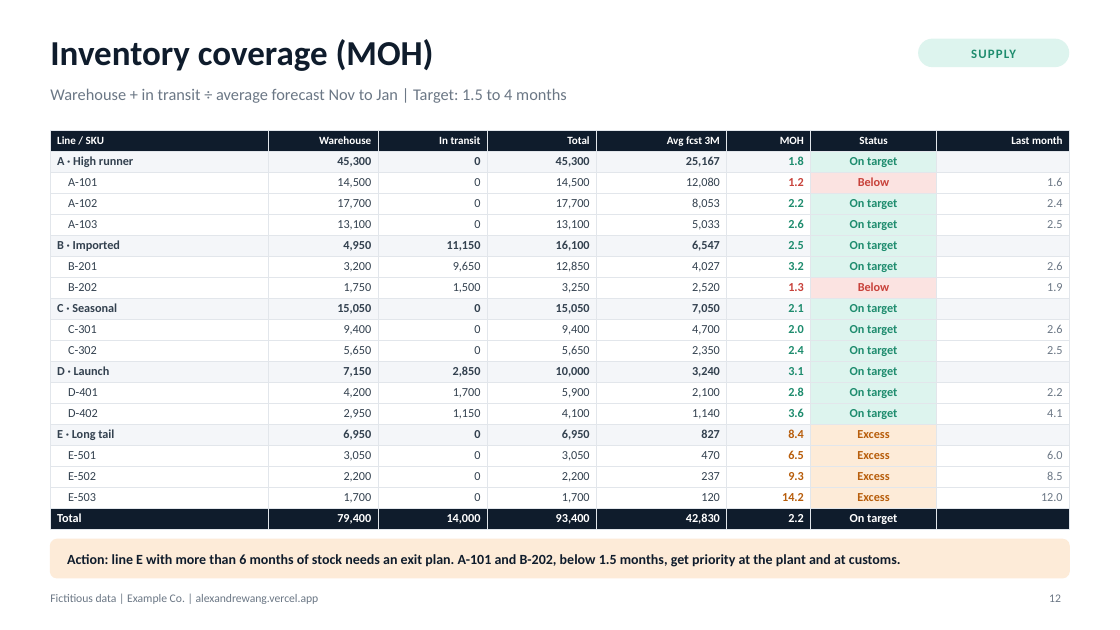
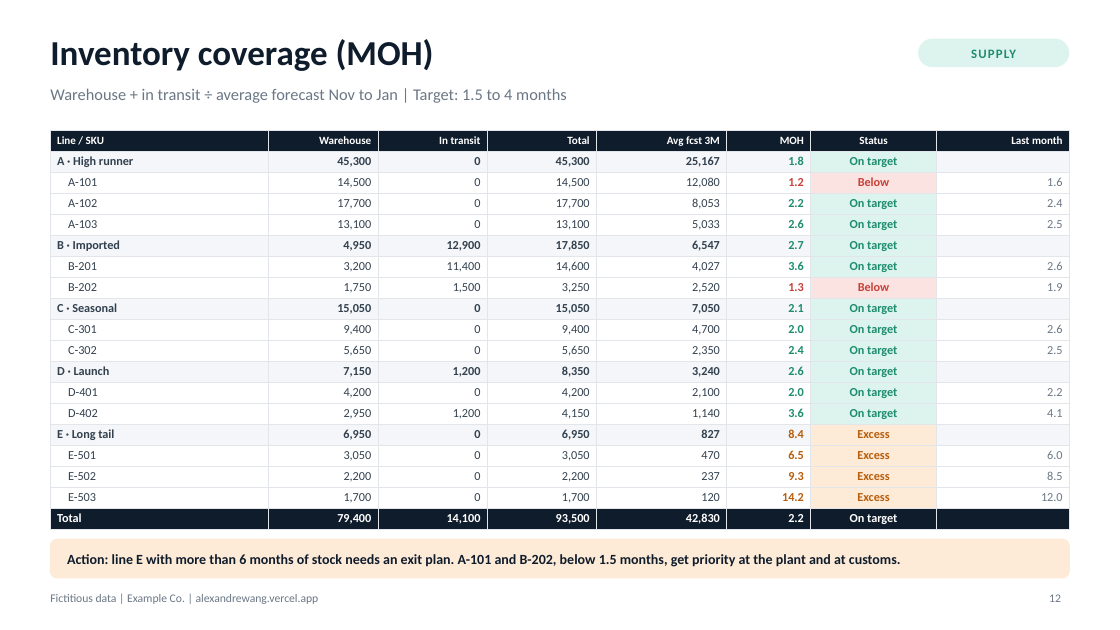
Before and after one commit to wwalexandre/alexandrewang, a slide deck: slide 12 of assets/docs/sop/sop-monthly-template.pptx. Drawn at 1120x630 pixels with LibreOffice and Linux fonts; fonts in the diff are those of the drawing. Boxes give left, top, right and bottom in pixels: in the first picture for what was removed or moved away, otherwise in the second. Text is boxed around its words. In the diff, an @@ line names an element or a change of style, - is before the commit and + after.

```diff
--- a/assets/docs/sop/sop-monthly-template.pptx
+++ b/assets/docs/sop/sop-monthly-template.pptx
@@ table at (50, 130, 1070, 528) @@
-row 6: B · Imported | 4,950 | 11,150 | 16,100 | 6,547 | 2.5 | On target | 
+row 6: B · Imported | 4,950 | 12,900 | 17,850 | 6,547 | 2.7 | On target | 
-row 7: B-201 | 3,200 | 9,650 | 12,850 | 4,027 | 3.2 | On target | 2.6
+row 7: B-201 | 3,200 | 11,400 | 14,600 | 4,027 | 3.6 | On target | 2.6
-row 12: D · Launch | 7,150 | 2,850 | 10,000 | 3,240 | 3.1 | On target | 
+row 12: D · Launch | 7,150 | 1,200 | 8,350 | 3,240 | 2.6 | On target | 
-row 13: D-401 | 4,200 | 1,700 | 5,900 | 2,100 | 2.8 | On target | 2.2
+row 13: D-401 | 4,200 | 0 | 4,200 | 2,100 | 2.0 | On target | 2.2
-row 14, column 3: 1,150
+row 14, column 3: 1,200
-row 14, column 4: 4,100
+row 14, column 4: 4,150
-row 19, column 3: 14,000
+row 19, column 3: 14,100
-row 19, column 4: 93,400
+row 19, column 4: 93,500
```
Also in this commit, not shown: 6 other slides changed, 19 other files.
